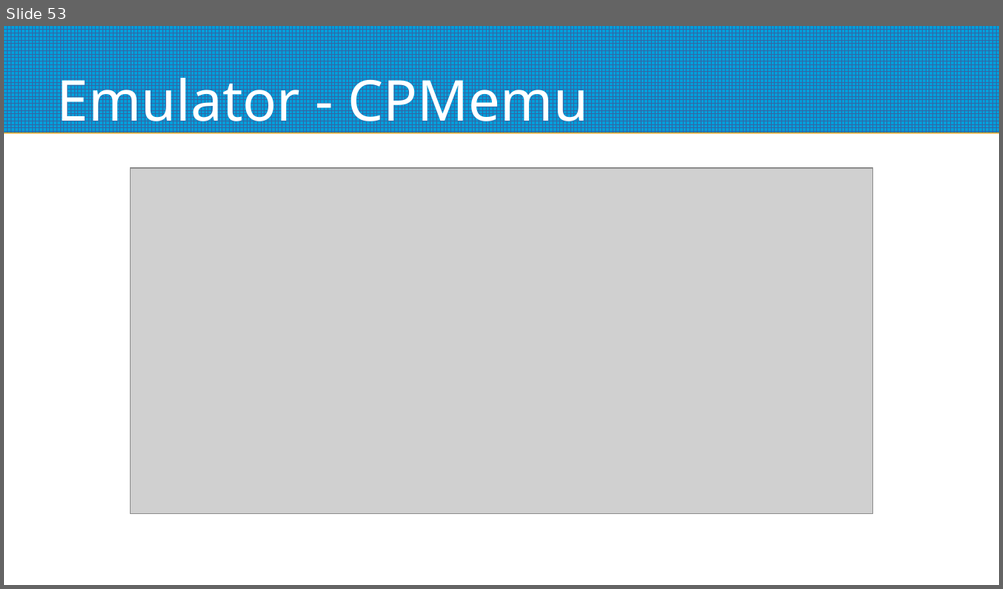
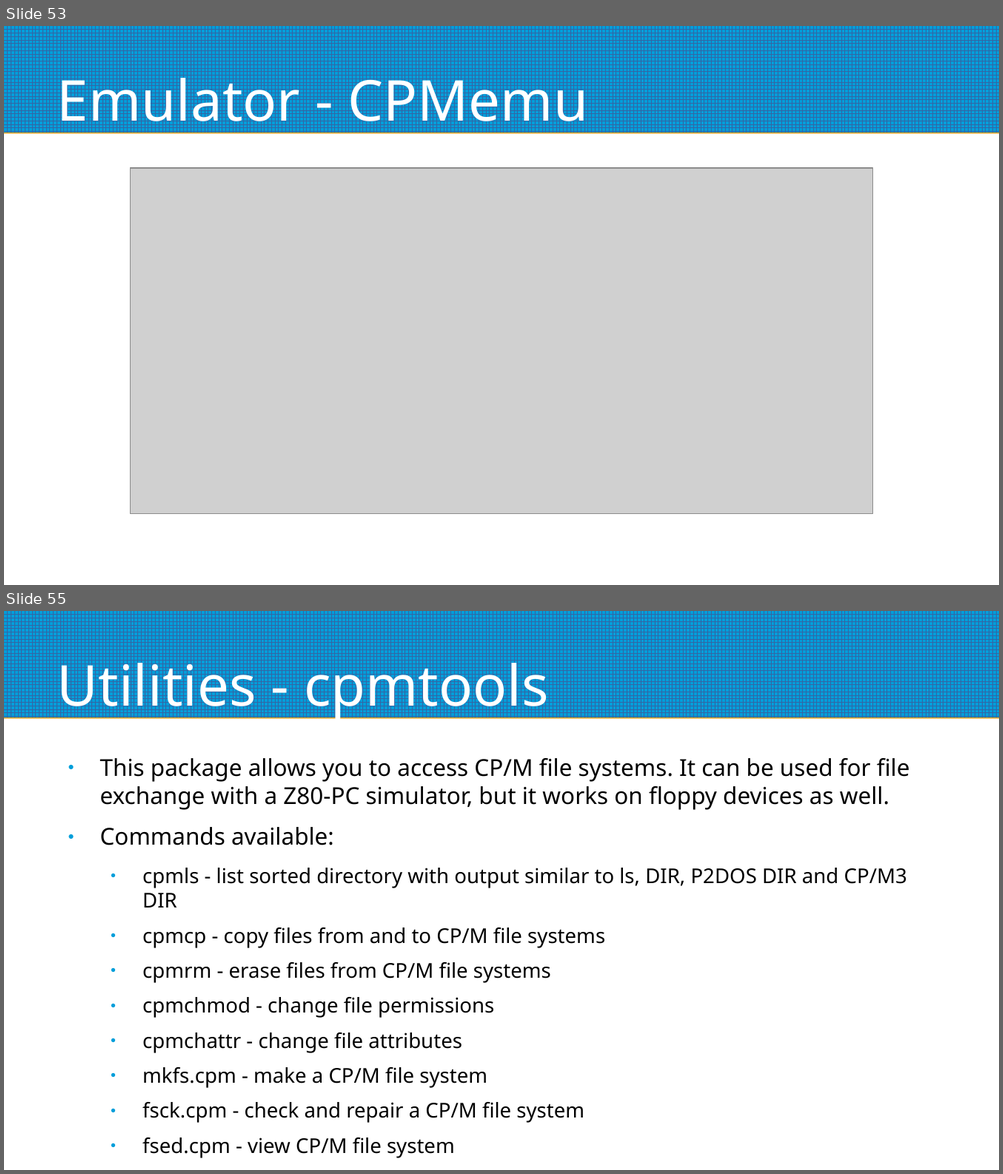
Before and after one commit to mggates39/Programming-With-CPM, a slide deck: CPM_Programming_Slides.odp. Shown one above the other, each under a label of ours: slide 53 before the commit, slides 53 and 55 after it; the slides between them are not shown. The pictures are 1003x589 and 1003x1174 pixels, drawn with LibreOffice and Linux fonts; fonts in the diff are those of the drawing; grey boxes stand for pictures. Boxes give left, top, right and bottom in pixels: in the first picture for what was removed or moved away, otherwise in the second. Text is boxed around its words. In the diff, an @@ line names an element or a change of style, - is before the commit and + after.

```diff
--- a/CPM_Programming_Slides.odp
+++ b/CPM_Programming_Slides.odp
@@ slide 55 added at [4, 611, 999, 1170], background #FFFFFF; not listed: 1 template element that a slide beside it also shows @@
@@ title added at [57, 653, 549, 721], 45 pt, text #FFFFFF @@
+Utilities - cpmtools
@@ text added at [100, 758, 910, 1159], 16.3 pt, text #000000 @@
+● This package allows you to access CP/M file systems. It can be used for file exchange with a Z80-PC simulator, but it works on floppy devices as well.
+● Commands available:
+  ● cpmls - list sorted directory with output similar to ls, DIR, P2DOS DIR and CP/M3 DIR
+  ● cpmcp - copy files from and to CP/M file systems
+  ● cpmrm - erase files from CP/M file systems
+  ● cpmchmod - change file permissions
+  ● cpmchattr - change file attributes
+  ● mkfs.cpm - make a CP/M file system
+  ● fsck.cpm - check and repair a CP/M file system
+  ● fsed.cpm - view CP/M file system
```
Also in this commit, not shown: 4 slides changed, 3 other slides added, 2 slides removed.
